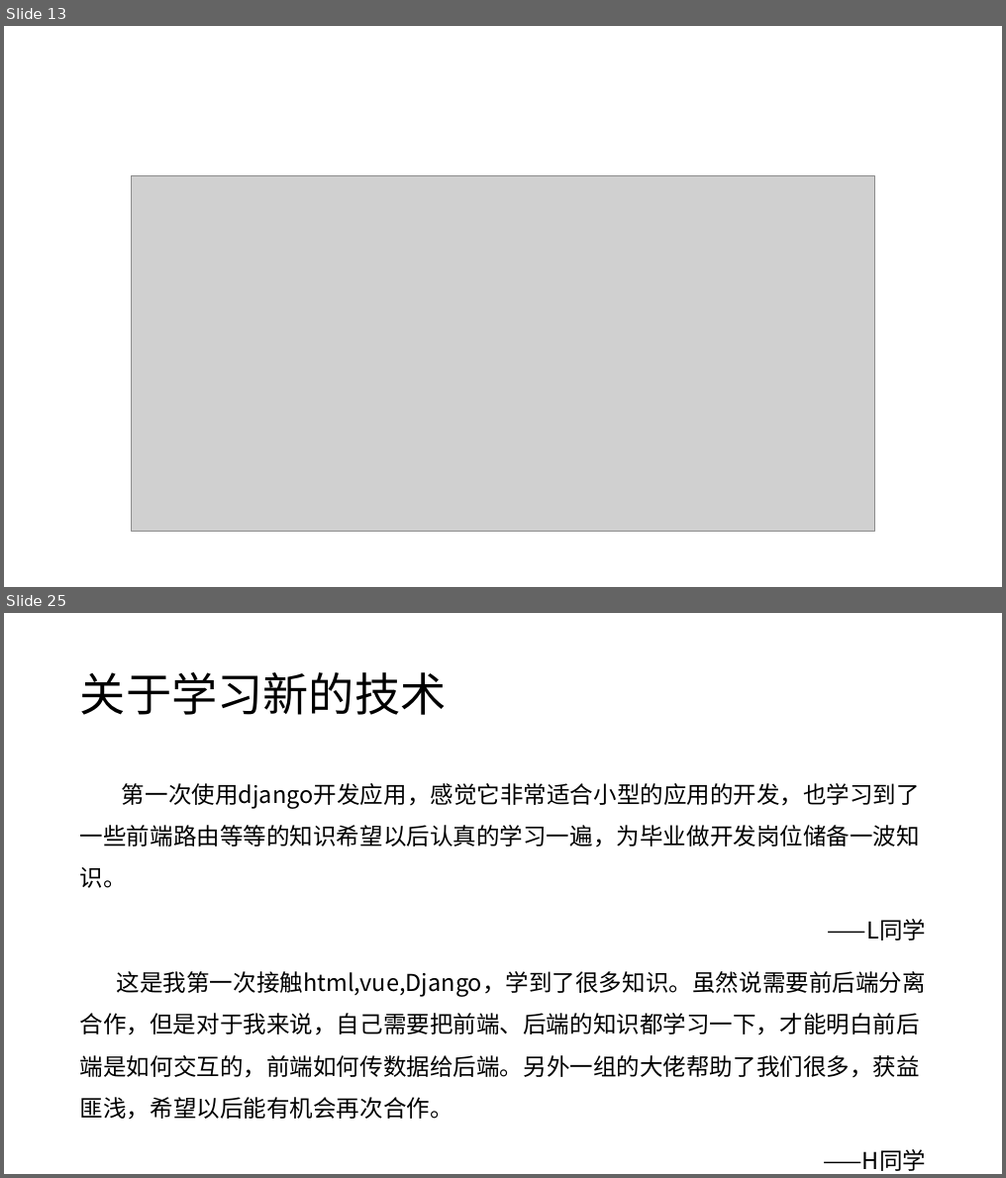
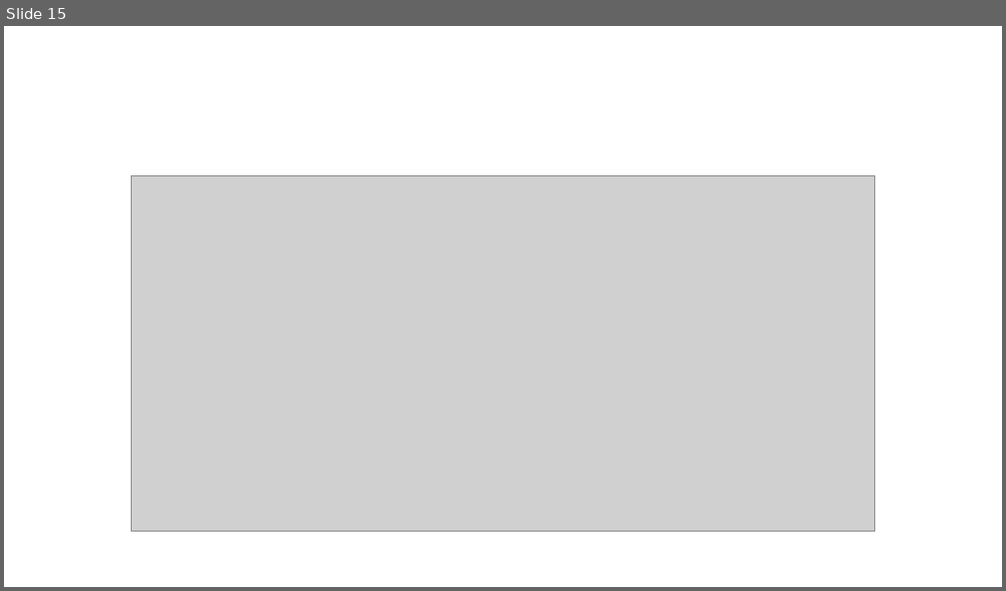
Before and after one commit to daxuliu/softwarelearn, a slide deck: 项目展示-1.pptx. Shown one above the other, each under a label of ours: slides 13 and 25 before the commit, slide 15 after it; the slides between them are not shown. The pictures are 1006x1178 and 1006x591 pixels, drawn with LibreOffice and Linux fonts; fonts in the diff are those of the drawing; grey boxes stand for pictures. Boxes give left, top, right and bottom in pixels: in the first picture for what was removed or moved away, otherwise in the second. Text is boxed around its words. In the diff, an @@ line names an element or a change of style, - is before the commit and + after.

```diff
--- a/项目展示-1.pptx
+++ b/项目展示-1.pptx
@@ slide 25 removed at (4, 613, 1002, 1174), background #FFFFFF @@
@@ title removed at (80, 672, 447, 715) @@
-关于学习新的技术
@@ text removed at (80, 783, 926, 1171) @@
-第一次使用django开发应用，感觉它非常适合小型的应用的开发，也学习到了一些前端路由等等的知识希望以后认真的学习一遍，为毕业做开发岗位储备一波知识。
-——L同学
-这是我第一次接触html,vue,Django，学到了很多知识。虽然说需要前后端分离合作，但是对于我来说，自己需要把前端、后端的知识都学习一下，才能明白前后端是如何交互的，前端如何传数据给后端。另外一组的大佬帮助了我们很多，获益匪浅，希望以后能有机会再次合作。
-——H同学
@@ what was slide 13 is now slide 15 @@
```
Also in this commit, not shown: 1 slide changed, 2 slides added, 12 other slides removed.
